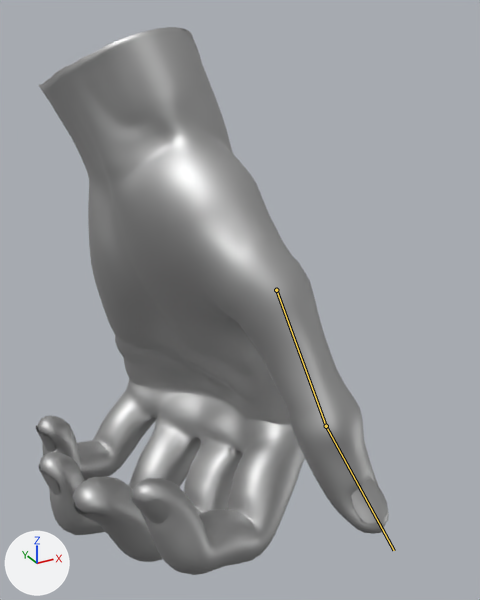
The FBX model Assets/Prefabs/Organs/hand_onlydeform.fbx, before and after one commit.
Before and after are seen from a camera (50 mm lens) standing at (-2.97, -5.14, 5.07) and looking at (-0.17, -0.06, 2.52). Arrows for +X, +Y and +Z are at lower left; the lights stay in place. Both versions are drawn at frame 20 of the action 'organ_human_hand|hand_idle'; the numbers are the values there. The bones that change are drawn over the model as lines.

In view in the first picture: 'hand'.
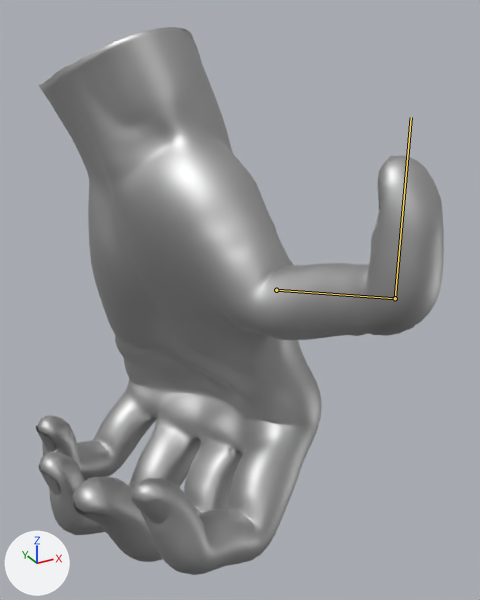
Location of each change, [x1, y1, x2, y2] in pixels of the pictures (480 x 600 px):
'hand', posed (16% wider): before [36, 27, 389, 575]; after [36, 27, 444, 575]
bone 'DEF-thumb.02.L', root to tip: before (276, 290) to (326, 426); after (276, 290) to (395, 298)
bone 'DEF-thumb.03.L', root to tip: before (326, 426) to (394, 550); after (395, 298) to (411, 117)

The change in detail:
Bone 'DEF-thumb.02.L' (bone_def_thumb_02_l) turns from (4, 10, -6) to (-71, 10, -4) degrees about its own x, y and z.
Bone 'DEF-thumb.03.L' (bone_def_thumb_03_l) turns from (12, 0, -3) to (-64, -3, -1) degrees about its own x, y and z.
